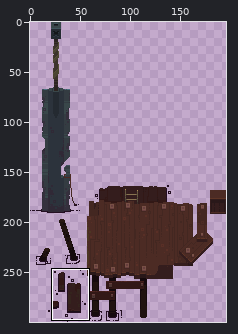
Two states of a sprite sheet, Ladda ner först hora/sprites/dock/layers/4c15bc97-6e6a-4c6c-81a6-60858c6c769b/7896b3e5-cfac-45a8-b5ad-0dbb3570ca21.png. Above, an overview of the earlier version with the close-up marked.
Close-up. Before the edit:
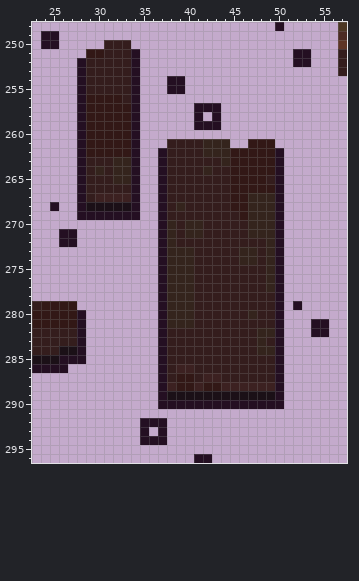
The file is 196x300 pixels. Colours within 5 levels of each other are drawn and written as one. Shown: x 23..57, y 248..296. The commit also changed other parts of the picture, which this record leaves out.
New version:
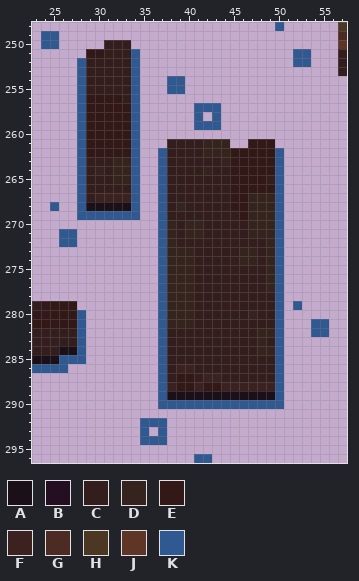
Palette (. is transparent): A #1b1017  B #240f22  C #341d1d  D #34241d  E #321816  F #3c2121  G #4c2b24  H #4c3723  J #5e3526  K #315991
Edits made:
Changed rows in their new state; - is an unchanged pixel.
first column x 23:
248 ---------------------------K-----
249 -KK------------------------------
250 -KK------------------------------
251 -----------K-----------------KK--
252 -----K-----K-----------------KK--
253 -----K-----K---------------------
254 -----K-----K---KK----------------
255 -----K-----K---KK----------------
256 -----K-----K---------------------
257 -----K-----K------KKK------------
258 -----K-----K------K-K------------
259 -----K-----K------KKK------------
260 -----K-----K---------------------
261 -----K-----K---------------------
262 -----K-----K--K------------K-----
263 -----K-----K--K------------K-----
264 -----K-----K--K------------K-----
265 -----K-----K--K------------K-----
266 -----K-----K--K------------K-----
267 -----K-----K--K------------K-----
268 --K--K-----K--K------------K-----
269 -----KKKKKKK--K------------K-----
270 --------------K------------K-----
271 ---KK---------K------------K-----
272 ---KK---------K------------K-----
273 --------------K------------K-----
274 --------------K------------K-----
275 --------------K------------K-----
276 --------------K------------K-----
277 --------------K------------K-----
278 --------------K------------K-----
279 --------------K------------K-K---
280 -----K--------K------------K-----
281 -----K--------K------------K---KK
282 -----K--------K------------K---KK
283 -----K--------K------------K-----
284 -----K--------K------------K-----
285 ---KKK--------K------------K-----
286 KKKK----------K------------K-----
287 --------------K------------K-----
288 --------------K------------K-----
289 --------------K------------K-----
290 --------------KKKKKKKKKKKKKK-----
292 ------------KKK------------------
293 ------------K-K------------------
294 ------------KKK------------------
296 ------------------KK-------------
Pixel boxes of the changes (left, top, right, bottom) in both close-ups:
changed: (32, 22, 329, 445)
changed: (194, 454, 212, 463)
